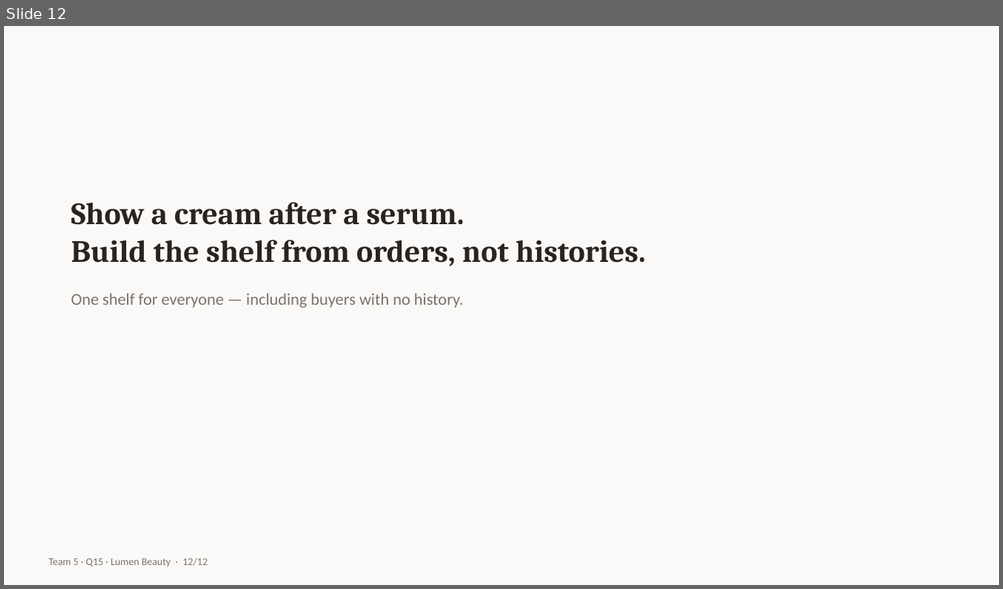
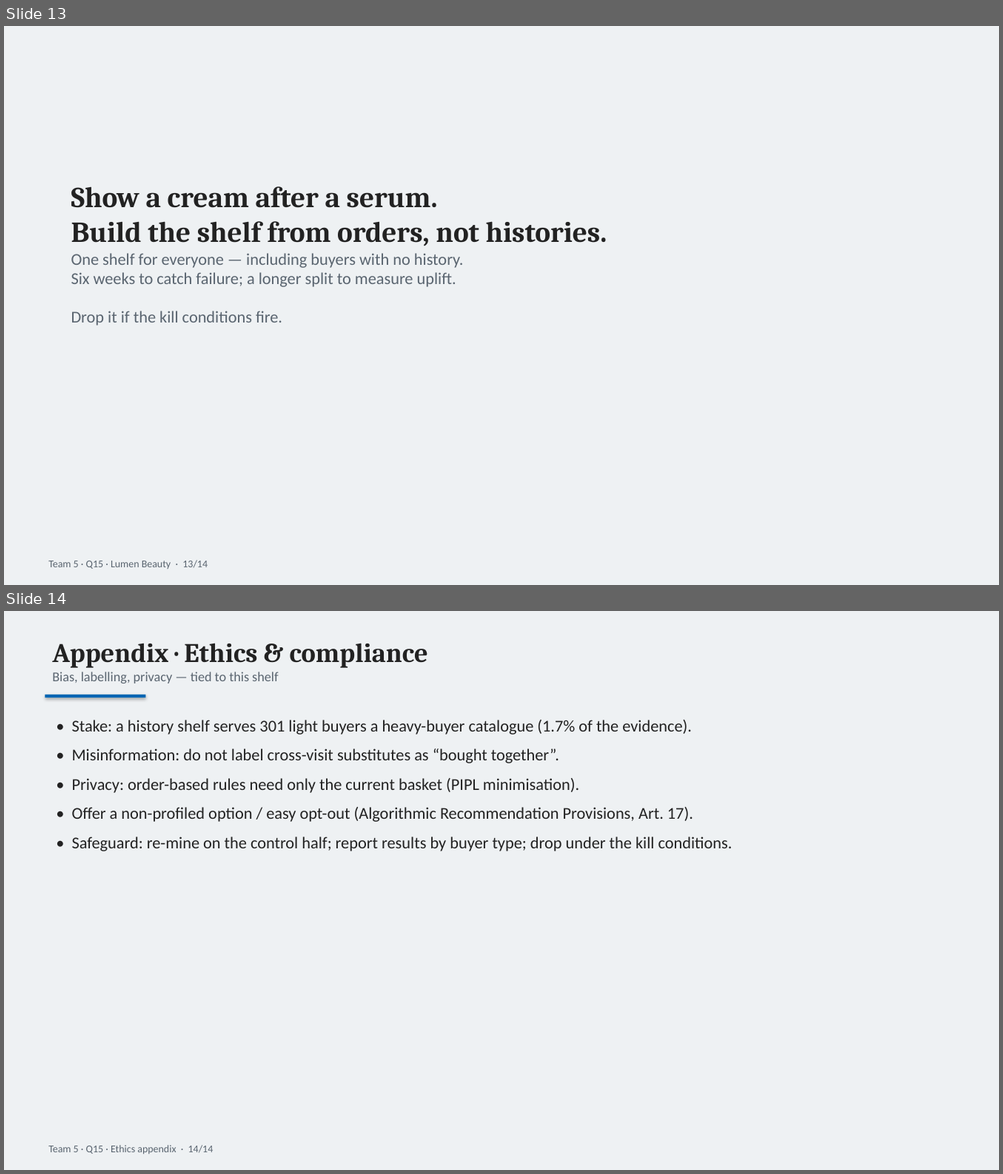
Before and after one commit to N1Rizhka/New-Media-Technology-and-Analytics---Final-Project, a slide deck: deliverables/Team5_Q15_pitch.pptx. Shown one above the other, each under a label of ours: slide 12 before the commit, slides 13 and 14 after it. The pictures are 1003x589 and 1003x1174 pixels, drawn with LibreOffice and Linux fonts; fonts in the diff are those of the drawing. Boxes give left, top, right and bottom in pixels: in the first picture for what was removed or moved away, otherwise in the second. Text is boxed around its words. In the diff, an @@ line names an element or a change of style, - is before the commit and + after.

```diff
--- a/deliverables/Team5_Q15_pitch.pptx
+++ b/deliverables/Team5_Q15_pitch.pptx
@@ slide 14 added at (4,611,999,1170), background #FFFFFF @@
@@ rectangle added at (4,611,999,1170), fill #EEF1F3 @@
@@ text added at (52,643,428,684), 13 pt, text #5A6570 @@
+Appendix · Ethics & compliance
+Bias, labelling, privacy — tied to this shelf
@@ rectangle added at (45,695,146,698), fill #0066B3 @@
@@ text added at (72,720,732,851), 16 pt, text #222222 @@
+• Stake: a history shelf serves 301 light buyers a heavy-buyer catalogue (1.7% of the evidence).
+• Misinformation: do not label cross-visit substitutes as “bought together”.
+• Privacy: order-based rules need only the current basket (PIPL minimisation).
+• Offer a non-profiled option / easy opt-out (Algorithmic Recommendation Provisions, Art. 17).
+• Safeguard: re-mine on the control half; report results by buyer type; drop under the kill conditions.
@@ text added at (48,1145,213,1154), 10 pt, text #5A6570 @@
+Team 5 · Q15 · Ethics appendix · 14/14
@@ what was slide 12 is now slide 13 @@
@@ slide 13 changed as well @@
@@ rectangle at (4,26,999,585): fill #FBF9F7 to #EEF1F3 @@
@@ text "Show a cream after a ...": place and size @@
-text "Show a cream after a ..." at (71,202,646,308)
+text "Show a cream after a ..." at (71,187,607,326)
@@ text at (71,187,607,246): size 30 to 28 pt, text colour #2A2421 to #222222 in "Show a cream after a serum. Build ..." @@
@@ text at (71,253,464,326): text changed; text colour #7A736C to #5A6570 @@
-One shelf for everyone — including buyers with no history.
+One shelf for everyone — including buyers with no history.
+Six weeks to catch failure; a longer split to measure uplift.
+Drop it if the kill conditions fire.
@@ text at (48,560,208,569): text changed; text colour #7A736C to #5A6570 @@
-Team 5 · Q15 · Lumen Beauty · 12/12
+Team 5 · Q15 · Lumen Beauty · 13/14
```
Also in this commit, not shown: 10 other slides changed, 2 other slides added, 1 slide removed, 31 other files.
